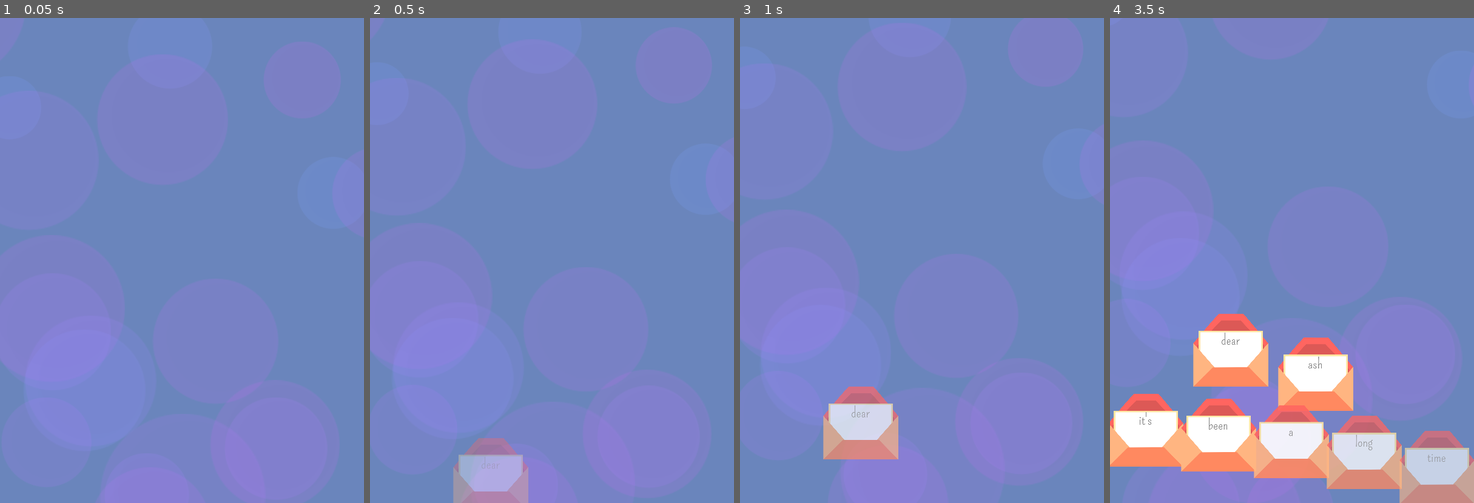
Above: before the commit, frames 1-4 (left to right).
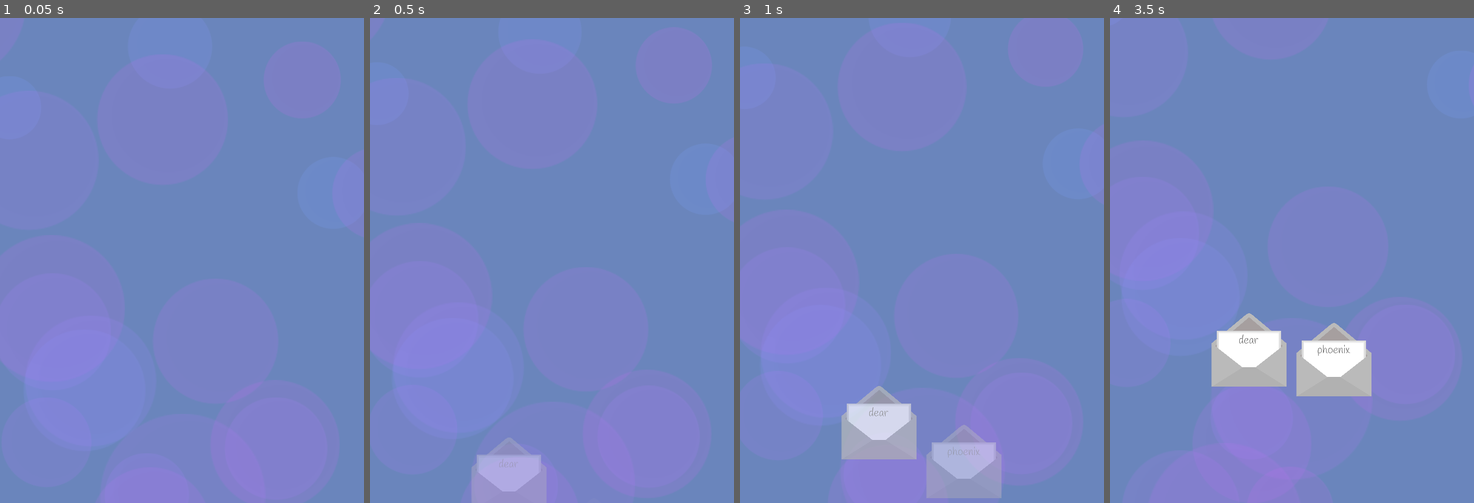
Above: after the commit, the same moments.

Repository: HoneyPony/ash-and-phoenix
Game: Godot game, scene res://game.tscn
The game is run twice, just before and just after one commit, with the same random seed, the same clock (stepped at 60 frames per second) and the same inputs.
Inputs:
- Up to frame 1 (0.05 s): no input
- Up to frame 2 (0.5 s): no input
- Up to frame 3 (1 s): tap Enter at 0.5 s
- Up to frame 4 (3.5 s): no input

Frame 1 is identical in both runs. In frame 2, 1.6% of the frame differs, in the area x 22-47%, y 86-100%; in frame 3, 4.4%; in frame 4, 19%, in the area x 0-100%, y 60-100%.

Commit message:
kind of minimum viable game

Diff:
--- a/global.gd
+++ b/global.gd
@@ -75,7 +75,7 @@
 
 
 # Stores the game data
-var game_dataaa = [
+var game_data = [
 	CHANGE_ASH(),
 	WORD("dear", 0, -70),
 	WORD("phoenix", 0.4, 70),
@@ -699,10 +699,7 @@
 
 
 	TIME_PASS(4),
-							]
-
-
-var game_data = [
+
 	CHANGE_PHOENIX(),
 
 	WORD("dear", 0.0, -100, 0),
@@ -776,6 +773,7 @@
 	WORD("with", 3.2, 70),
 	WORD("her.", 3.6, 210),
 
+	WAIT(),
 	ShowThanks.new()
 ]
 
